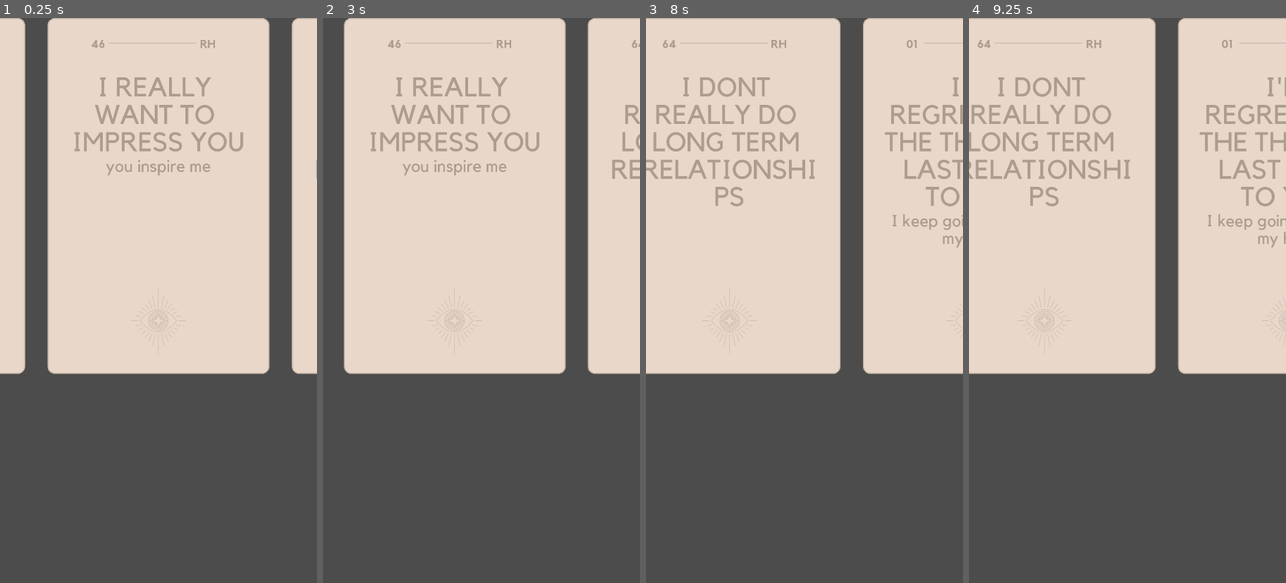
Above: before the commit, frames 1-4 (left to right).
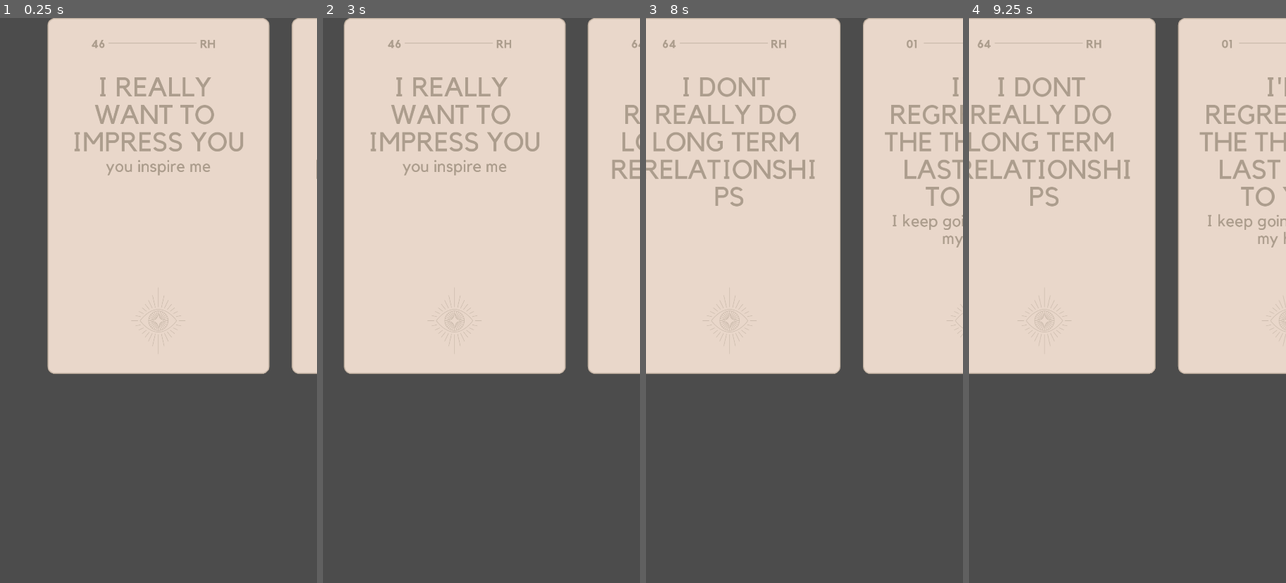
Above: after the commit, the same moments.

Repository: collectivenectar/therealrealoracle
Game: Godot game, scene res://scenes/DrawingCards/Carousels/CarouselFinite.tscn
Same seed, same stepped clock (60 frames per second), same inputs: the game is played once before the commit and once after it. This scene is started directly instead of the project's main scene.
Inputs (mouse positions are in pixels of both pictures, inside the frame that each line leads up to):
- Up to frame 1 (0.25 s): no input
- Up to frame 2 (3 s): tap Enter at 0.5, 2 s; drag from (481, 198) to (513, 176) at 0.52 s; tap Space at 1.25, 2.75 s; drag from (418, 328) to (465, 413) at 1.27 s; move the mouse to (513, 176) at 2.02 s; click (513, 176) at 2.17 s; drag from (465, 413) to (386, 215) at 2.77 s
- Up to frame 3 (8 s): move the mouse to (899, 385) at 3.52 s; click (899, 385) at 3.67 s; drag from (709, 215) to (756, 159) at 4.27 s; move the mouse to (820, 300) at 5.02 s; click (820, 300) at 5.17 s; tap Enter at 5.75 s; drag from (756, 159) to (741, 328) at 5.77 s; move the mouse to (874, 272) at 6.52 s; click (874, 272) at 6.67 s; drag from (741, 328) to (788, 413) at 7.27 s
- Up to frame 4 (9.25 s): move the mouse to (1159, 176) at 8.02 s; click (1159, 176) at 8.17 s; drag from (1111, 413) to (1032, 215) at 8.77 s

The runs differ from the first frame. In frame 1, 5.0% of the frame differs, in the area x 0-8%, y 0-63%; in frame 2, nothing differs; in frame 3, less than 0.1%; in frame 4, nothing differs.

Commit message:
finally got finite carousel working, complete with clamped inertia, clamped dragging, and invisible cardholders when outside of carousel boundaries

Diff:
--- a/scenes/DrawingCards/Carousels/CarouselFinite.gd
+++ b/scenes/DrawingCards/Carousels/CarouselFinite.gd
@@ -53,30 +53,41 @@
 	if global.carousel_types[global.carousel_type_currently_is] == "CHOOSING":
 		global.draw()
 		last_card_in_carousel = global.deck_copy_converted.size()
+		#carousel position can't start at 0, since carousel is moved by swiping from
+		#right to left, and decreases carousel_position from max carousel value to 0
+		#for journal, might consider starting at midpoint, but will decide after completing
+		#design
 		carousel_position = last_card_in_carousel * card_zone
 	elif global.carousel_types[global.carousel_type_currently_is] == "REVEALING":
 		last_card_in_carousel = global.total_cards_in_scene
+		carousel_position = last_card_in_carousel * card_zone
 	elif global.carousel_types[global.carousel_type_currently_is] == "JOURNAL":
 		last_card_in_carousel = global.livedeck.size()
+		carousel_position = last_card_in_carousel * card_zone
 
 func _carousel_card_position_manager(global_carousel_position):
 	#local_position normalizes the current carousel position from the global position to the
-	#local relative position in the viewport
+	#local relative value for movement taking place(it subtracts
+	#all whole multiples of card_zone from global_carousel_position)
 	var local_position : float = fmod(global_carousel_position, card_zone)
 	#zero card position offsets the whole thing by taking midpoint of screen and offsetting by
-	#approximately 2.5 card zone lengths. There are 5 cards in the scene, this is just setting it up
-	#so the first card goes left of midscreen by exactly half of the total visible cards
+	#approximately 2 card zone lengths plus adjustments. There are 5 cards in the scene, this is just setting it up
+	#so the first card goes left of midscreen by a little less than half of the total visible cards,
+	#(rect_size.x / 2.0) - (card_width * 0.5) is an important adjustment, so pay attention
+	#it would place the card at the left edge of screen otherwise
 	var zero_card_position : float = (rect_size.x / 2.0) - (card_width * 0.5) - (card_zone * 2)
 	#for each card, place it according to window position then add a card length multiplier
 	#according to its order out of 5 cards
 	for i in 5:
 		get_child(i).rect_position = Vector2(zero_card_position + (card_zone * (i)) + local_position, 0)
-#		if (global_carousel_position / card_zone) < 2:
-#			if (int(global_carousel_position / card_zone) - (i - 2)) <= 1:
-#				print(i)
-#		elif (global_carousel_position / card_zone) > (last_card_in_carousel - 2):
-#			if (int(global_carousel_position / card_zone) - (i - 2)) >= (last_card_in_carousel - 1):
-#				print(i)
+		#if the array position of that card reaches the bounds, make it invisible
+		#otherwise make it visible
+		if (int(global_carousel_position / card_zone) - (i - 2)) > last_card_in_carousel:
+			get_child(i).visible = false
+		elif (int(global_carousel_position / card_zone) - (i - 2)) < 0:
+			get_child(i).visible = false
+		else:
+			get_child(i).visible = true
 	#for each card, set its text according to the window_position, correlating to the
 	#deck data array - in this case, an unshuffled reference-only copy of the deck.
 	for i in 5:
